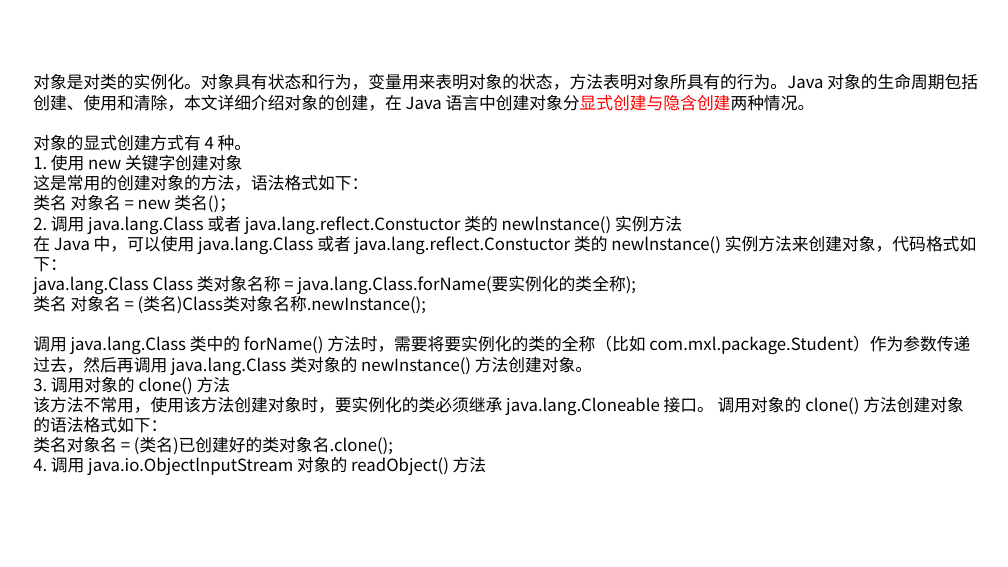
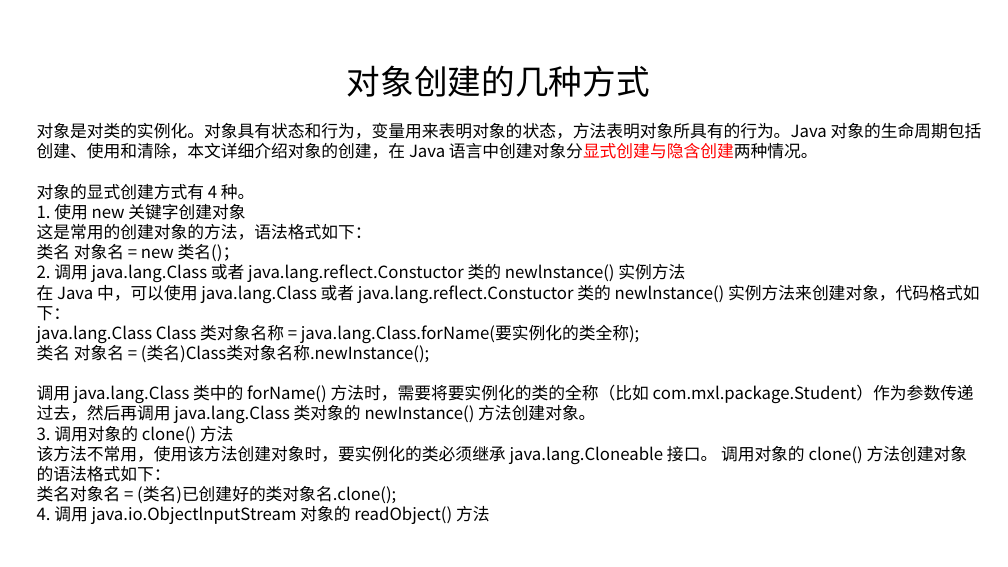
Before and after one commit to linkknown/PPT, a slide deck: slide 24 of 基础PPT/第2章：Java面向对象.pptx (slide 22 before the commit). Drawn at 1008x567 pixels with LibreOffice and Linux fonts; fonts in the diff are those of the drawing; background and template pictures are left out. Boxes give left, top, right and bottom in pixels: in the first picture for what was removed or moved away, otherwise in the second. Text is boxed around its words. In the diff, an @@ line names an element or a change of style, - is before the commit and + after.

```diff
--- a/基础PPT/第2章：Java面向对象.pptx
+++ b/基础PPT/第2章：Java面向对象.pptx
@@ text added at [347, 65, 650, 97], 32 pt, text #000000 @@
+对象创建的几种方式
@@ text "对象是对类的实例化。对象具有状态和行为，变量用来表明对象的状态，方法表明对象所具有的行为。Java 对象的生命周期包括创 ...": place and size @@
-text "对象是对类的实例化。对象具有状态和行为，变量用来表明对象的状态，方法表明对象所具有的行为。Java 对象的生命周期包括创 ..." at [33, 74, 978, 475]
+text "对象是对类的实例化。对象具有状态和行为，变量用来表明对象的状态，方法表明对象所具有的行为。Java 对象的生命周期包括创 ..." at [37, 123, 982, 524]
```
Also in this commit, not shown: 17 other slides changed, 6 slides added, 1 slide removed, 1 other file.
